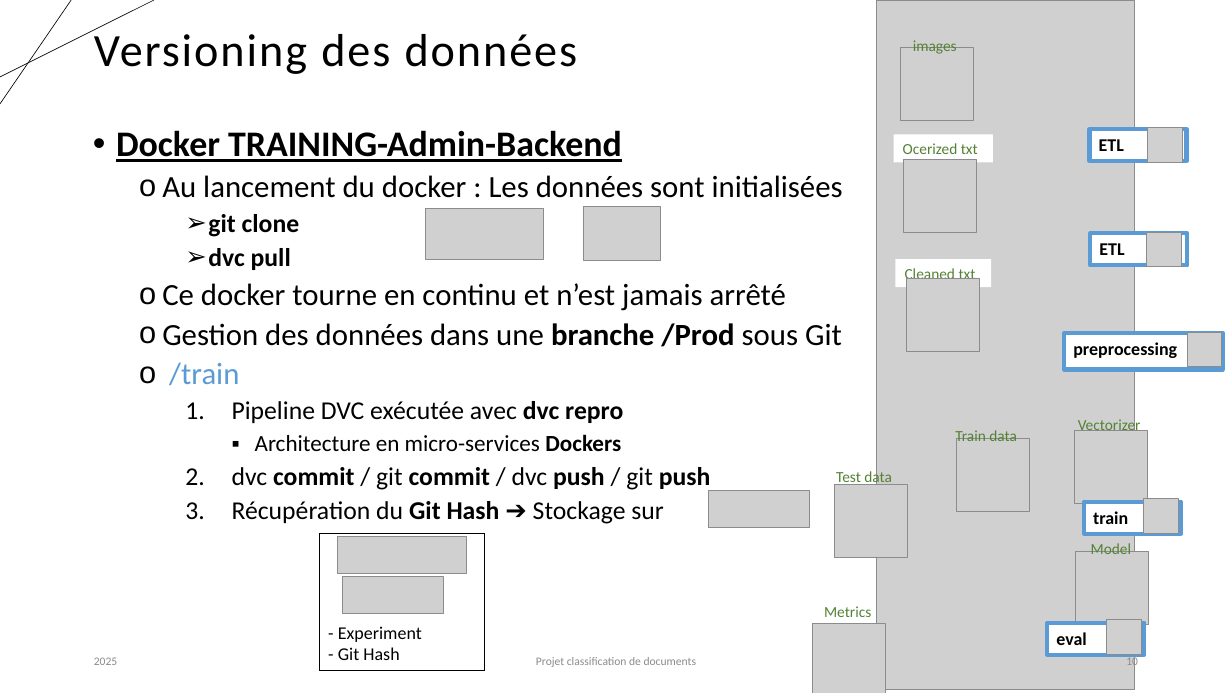
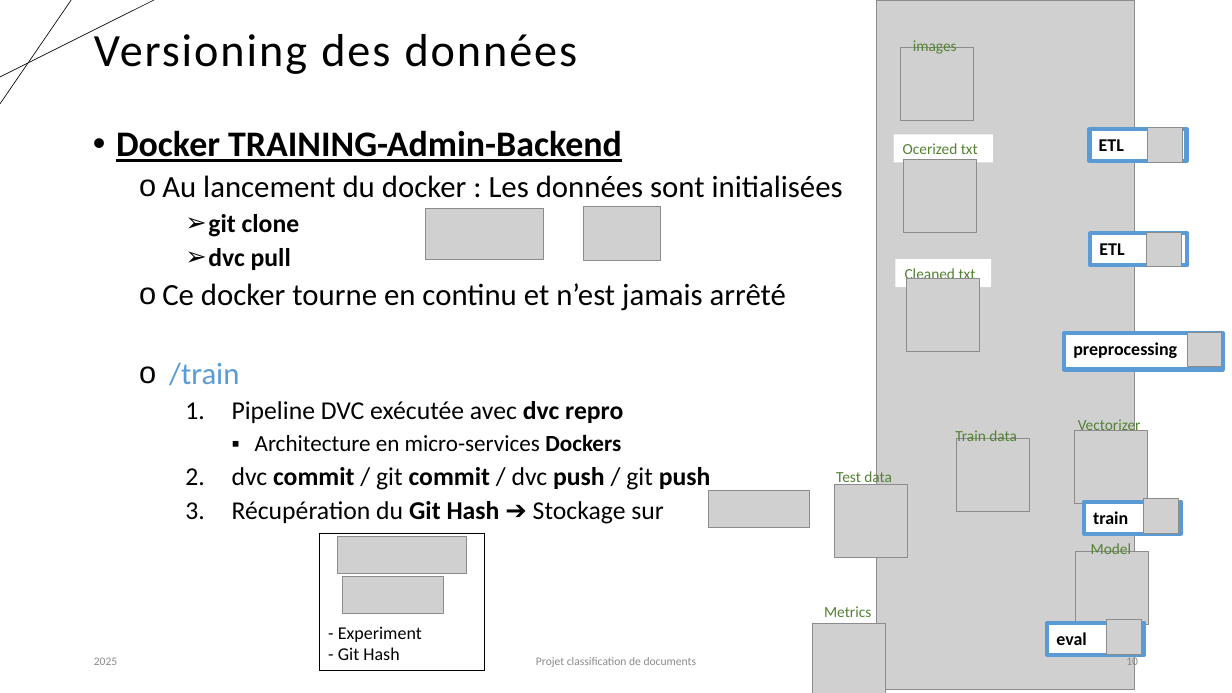
Before and after one commit to karned-formation/SEP24-MLOPS-SAKE, a slide deck: slide 10 of report/Projet_classification_MLOps_SAKE.pptx. Drawn at 1232x693 pixels with LibreOffice and Linux fonts; fonts in the diff are those of the drawing; grey boxes stand for pictures. Boxes give left, top, right and bottom in pixels: in the first picture for what was removed or moved away, otherwise in the second. Text is boxed around its words. In the diff, an @@ line names an element or a change of style, - is before the commit and + after.

```diff
--- a/report/Projet_classification_MLOps_SAKE.pptx
+++ b/report/Projet_classification_MLOps_SAKE.pptx
@@ text at [162,323,842,347]: paragraph removed @@
-  o Gestion des données dans une branche /Prod sous Git
```
Also in this commit, not shown: 3 other slides changed, 1 slide added.
